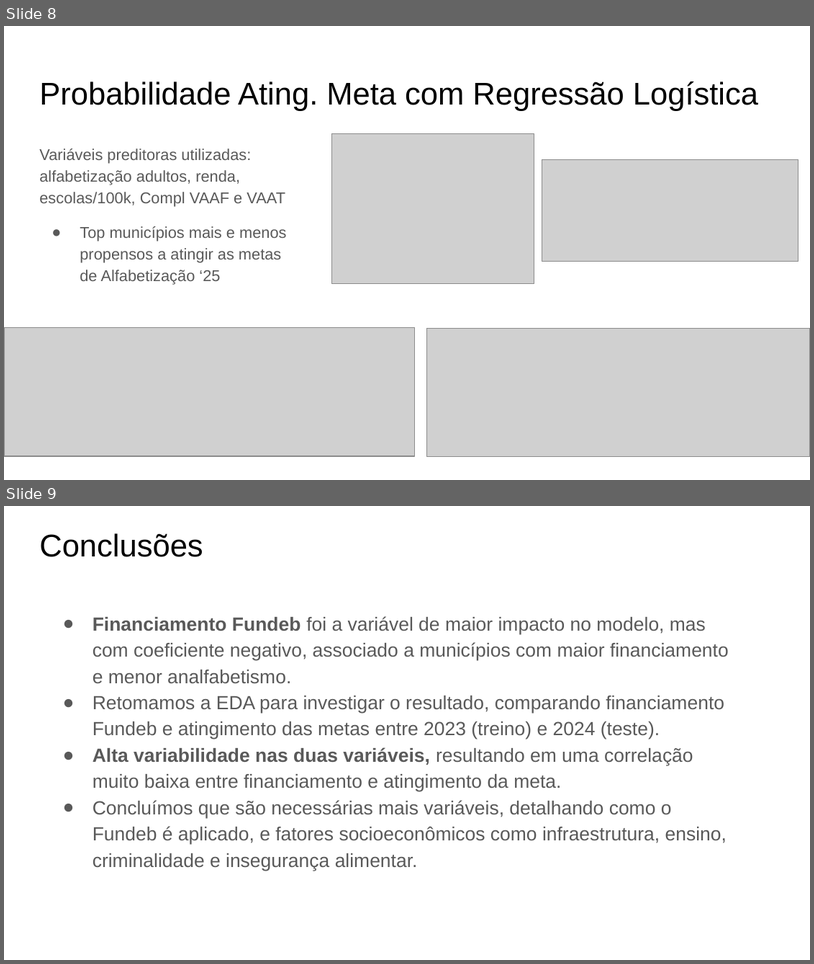
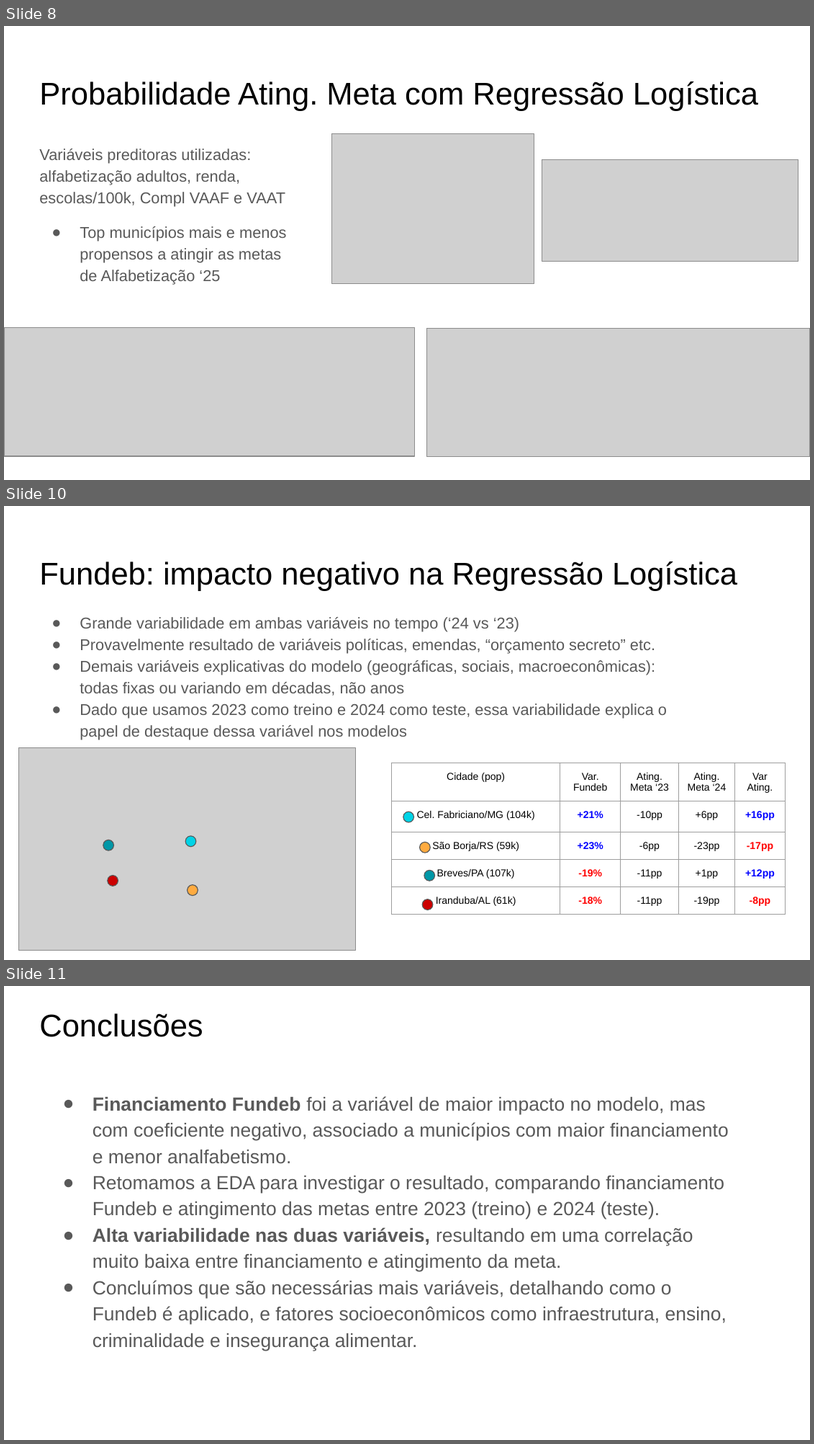
Before and after one commit to ricardo-sallin-pos/fase3-analfabetismo-inep-machinelearning, a slide deck: Analfabetismo - Fase 3 - Apresentação Gerencial.pptx. Shown one above the other, each under a label of ours: slides 8 and 9 before the commit, slides 8, 10 and 11 after it; the slides between them are not shown. The pictures are 814x964 and 814x1444 pixels, drawn with LibreOffice and Linux fonts; fonts in the diff are those of the drawing; grey boxes stand for pictures. Boxes give left, top, right and bottom in pixels: in the first picture for what was removed or moved away, otherwise in the second. Text is boxed around its words. In the diff, an @@ line names an element or a change of style, - is before the commit and + after.

```diff
--- a/Analfabetismo - Fase 3 - Apresentação Gerencial.pptx
+++ b/Analfabetismo - Fase 3 - Apresentação Gerencial.pptx
@@ slide 10 added at [4,506,810,960], background #FFFFFF @@
@@ title added at [39,561,738,591], 28 pt, text #000000 @@
+Fundeb: impacto negativo na Regressão Logística
@@ text added at [80,617,667,740], 14 pt, text #595959 @@
+● Grande variabilidade em ambas variáveis no tempo (‘24 vs ‘23)
+● Provavelmente resultado de variáveis políticas, emendas, “orçamento secreto” etc.
+● Demais variáveis explicativas do modelo (geográficas, sociais, macroeconômicas): todas fixas ou variando em décadas, não anos
+● Dado que usamos 2023 como treino e 2024 como teste, essa variabilidade explica o papel de destaque dessa variável nos modelos
@@ picture added at [18,748,355,950] @@
@@ table added at [392,762,785,960], 5 rows, 5 columns @@
+Cidade (pop) | Var. Fundeb | Ating. Meta ‘23 | Ating. Meta ‘24 | Var Ating.
+Cel. Fabriciano/MG (104k) | +21% | -10pp | +6pp | +16pp
+São Borja/RS (59k) | +23% | -6pp | -23pp | -17pp
+Breves/PA (107k) | -19% | -11pp | +1pp | +12pp
+Iranduba/AL (61k) | -18% | -11pp | -19pp | -8pp
@@ ellipse added at [403,811,414,822], fill #00D3E6, outline #595959 0.75 pt @@
@@ ellipse added at [103,840,113,850], fill #0097A7, outline #595959 0.75 pt @@
@@ ellipse added at [185,836,196,847], fill #00D3E6, outline #595959 0.75 pt @@
@@ ellipse added at [420,842,430,852], fill #FFAB40, outline #595959 0.75 pt @@
@@ ellipse added at [424,870,435,880], fill #0097A7, outline #595959 0.75 pt @@
@@ ellipse added at [107,875,118,886], fill #CC0000, outline #595959 0.75 pt @@
@@ ellipse added at [187,884,198,895], fill #FFAB40, outline #595959 0.75 pt @@
@@ ellipse added at [422,898,433,909], fill #CC0000, outline #595959 0.75 pt @@
@@ what was slide 9 is now slide 11 @@
```
Also in this commit, not shown: 1 other slide added, 1 other file.
